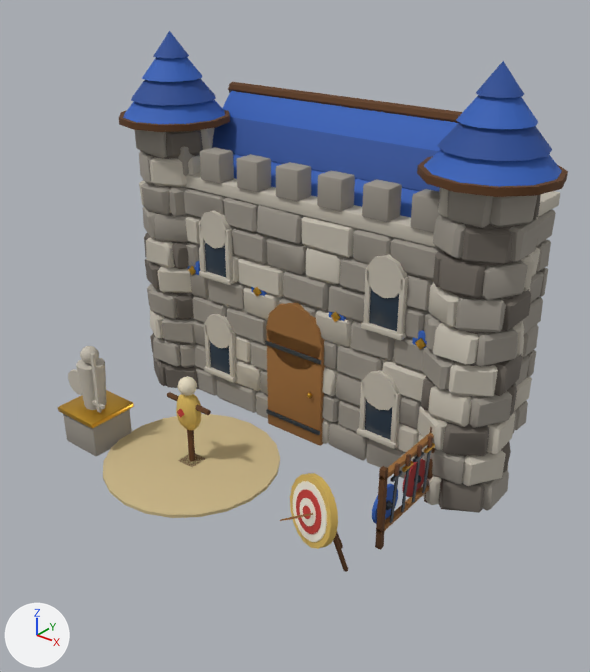
Two versions of the glTF model modele3d/export/mapa/koszary_poz17.glb, one commit apart.
The view is the same before and after, from a 50 mm lens placed at (8.43, -10.44, 8.64), pointed at (0.39, -0.4, 2.41). Lighting does not change. The marker at lower left points along +X, +Y and +Z. The picture after the commit comes second. Vertices at exactly the same position are counted once.

Names of what the first picture shows: 'koszary_poz17'.
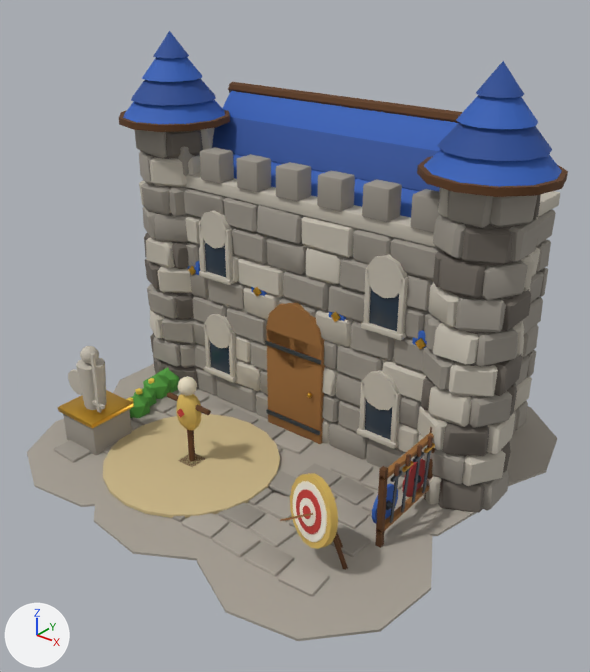
Where the change shows, as pixel boxes (x1, y1, x2, y2) in the pictures (590 x 672 px):
'koszary_poz17', reshaped (6% wider, 13% taller)
    before: (58, 31, 568, 572)
    after: (27, 31, 568, 641)
part 1 of me_koszary_poz17, added
    after: (27, 419, 107, 507)
part 2 of me_koszary_poz17, added
    after: (113, 364, 229, 430)
part 3 of me_koszary_poz17, added
    after: (94, 476, 215, 560)
part 4 of me_koszary_poz17, added (mostly hidden)
    after: (222, 402, 297, 497)
part 5 of me_koszary_poz17, added
    after: (197, 488, 432, 641)
part 6 of me_koszary_poz17, added
    after: (278, 435, 477, 536)
part 7 of me_koszary_poz17, added
    after: (508, 406, 557, 486)
part 8 of me_koszary_poz17, added (green)
    after: (143, 374, 172, 399)
part 9 of me_koszary_poz17, added
    after: (54, 368, 404, 596)

Diff of the bpy script that builds the scene:
```diff
--- a/modele3d/export/mapa/koszary_poz17.glb.py
+++ b/modele3d/export/mapa/koszary_poz17.glb.py
@@ mat_mapa_leaves @@
+mat_mapa_leaves = principled_material('mapa_leaves')
+mat_mapa_leaves.base_color = (0.0782, 0.323, 0.0423)  # green #4f9a3a
+mat_mapa_leaves.roughness = 0.85
@@ mat_mapa_paving @@
+mat_mapa_paving = principled_material('mapa_paving')
+mat_mapa_paving.base_color = (0.392, 0.356, 0.305)  # grey #a8a196
+mat_mapa_paving.roughness = 0.95
@@ mat_mapa_flower_r @@
+mat_mapa_flower_r = principled_material('mapa_flower_r')
+mat_mapa_flower_r.base_color = (0.745, 0.0648, 0.0648)  # red #e04848
+mat_mapa_flower_r.roughness = 0.7
@@ mat_mapa_flower_y @@
+mat_mapa_flower_y = principled_material('mapa_flower_y')
+mat_mapa_flower_y.base_color = (0.888, 0.631, 0.0685)  # yellow #f2d04a
+mat_mapa_flower_y.roughness = 0.7
@@ me_koszary_poz17 @@
 # used by ob_koszary_poz17; location = (0.0, 0.0, 0.0)
-me_koszary_poz17.from_pydata(...)  # 12500 vertices, 23324 faces; spans x -4.37..4.37, y -3.5..3.51, z -0.01..7.13
+me_koszary_poz17.from_pydata(...)  # 14024 vertices, 26068 faces; spans x -4.51..4.37, y -4.19..4.01, z -0.13..7.13
+# me_koszary_poz17 part 1: a new loose piece, a 10-sided cylinder along z spanning x -3.932..-0.403, y -4.098..-0.595, z 0.005..0.045, in mat_mapa_paving (grey #a8a196)
+# me_koszary_poz17 part 2: a new loose piece, a 10-sided cylinder along z spanning x -4.256..-0.674, y -1.983..1.768, z 0.004..0.046, in mat_mapa_paving (grey #a8a196)
+# me_koszary_poz17 part 3: a new loose piece, a 10-sided cylinder along z spanning x -1.952..1.589, y -4.185..-0.699, z 0.004..0.046, in mat_mapa_paving (grey #a8a196)
+# me_koszary_poz17 part 4: a new loose piece, a 10-sided cylinder along z spanning x -1.783..2.208, y -1.916..2.22, z 0.003..0.047, in mat_mapa_paving (grey #a8a196)
+# me_koszary_poz17 part 5: a new loose piece, a 10-sided cylinder along z spanning x 0.546..4.218, y -4.191..-0.474, z 0.003..0.047, in mat_mapa_paving (grey #a8a196)
+# me_koszary_poz17 part 6: a new loose piece, a 10-sided cylinder along z spanning x 0.094..3.952, y -1.745..2.031, z 0.002..0.048, in mat_mapa_paving (grey #a8a196)
+# me_koszary_poz17 part 7: a new loose piece, a 10-sided cylinder along z spanning x 0.578..4.327, y 0.24..3.907, z 0.001..0.049, in mat_mapa_paving (grey #a8a196)
+# me_koszary_poz17 part 8: a new loose piece, an icosphere of 20 faces spanning x -3.44..-2.85, y -0.84..-0.28, z -0.13..0.53, in mat_mapa_leaves (green #4f9a3a)
+# me_koszary_poz17 part 9: 1248 vertices added at x -3.48..2.97, y -3.27..3.44, z -0.13..0.53
+# other edits to the shape of me_koszary_poz17 do not show in these pictures
 me_koszary_poz17.materials.append(mat_mapa_stone)
@@ me_koszary_poz17 @@
 me_koszary_poz17.materials.append(mat_mapa_banner_red)
+me_koszary_poz17.materials.append(mat_mapa_paving)  # grey #a8a196
+me_koszary_poz17.materials.append(mat_mapa_leaves)  # green #4f9a3a
+me_koszary_poz17.materials.append(mat_mapa_flower_y)  # yellow #f2d04a
+me_koszary_poz17.materials.append(mat_mapa_flower_r)  # red #e04848
```
